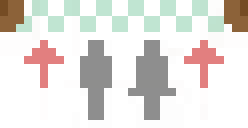
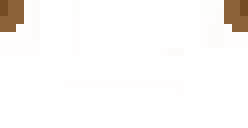
Two versions of the same layered image (248 × 128). Layer-by-layer changes:
hid "Layer 3" over bbox(24, 40, 224, 120)
hid "Layer 2 copy" over bbox(80, 40, 208, 120)
hid "Layer 2" over bbox(16, 0, 224, 32)
